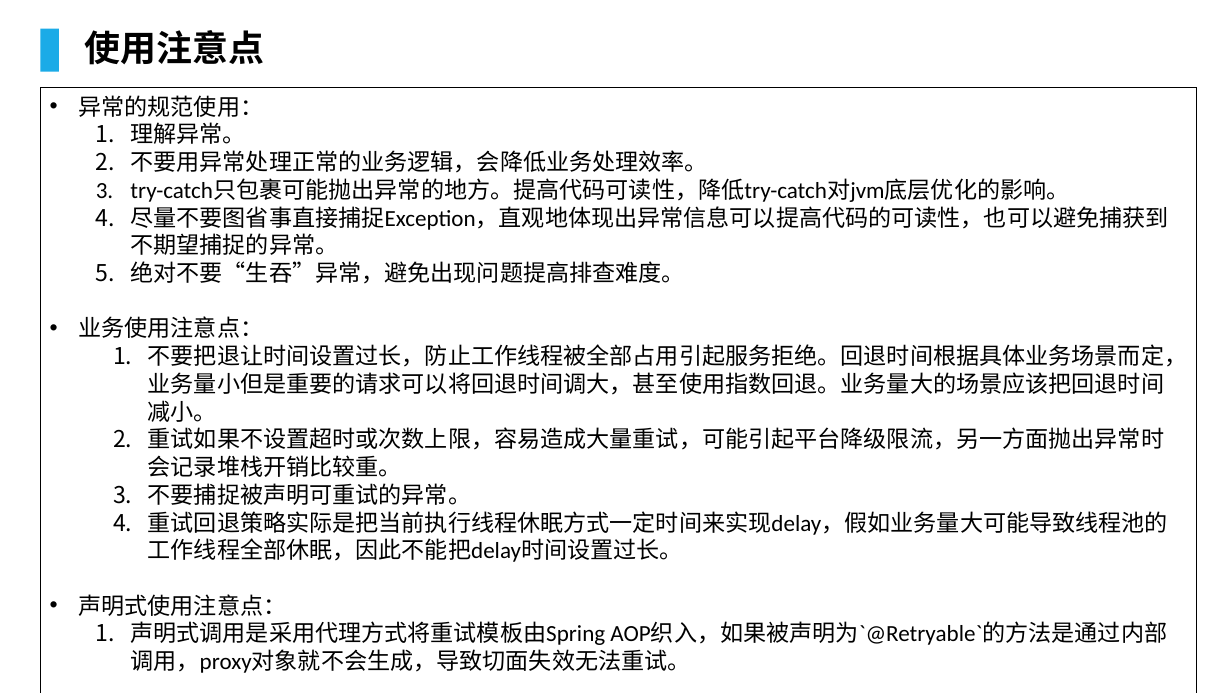
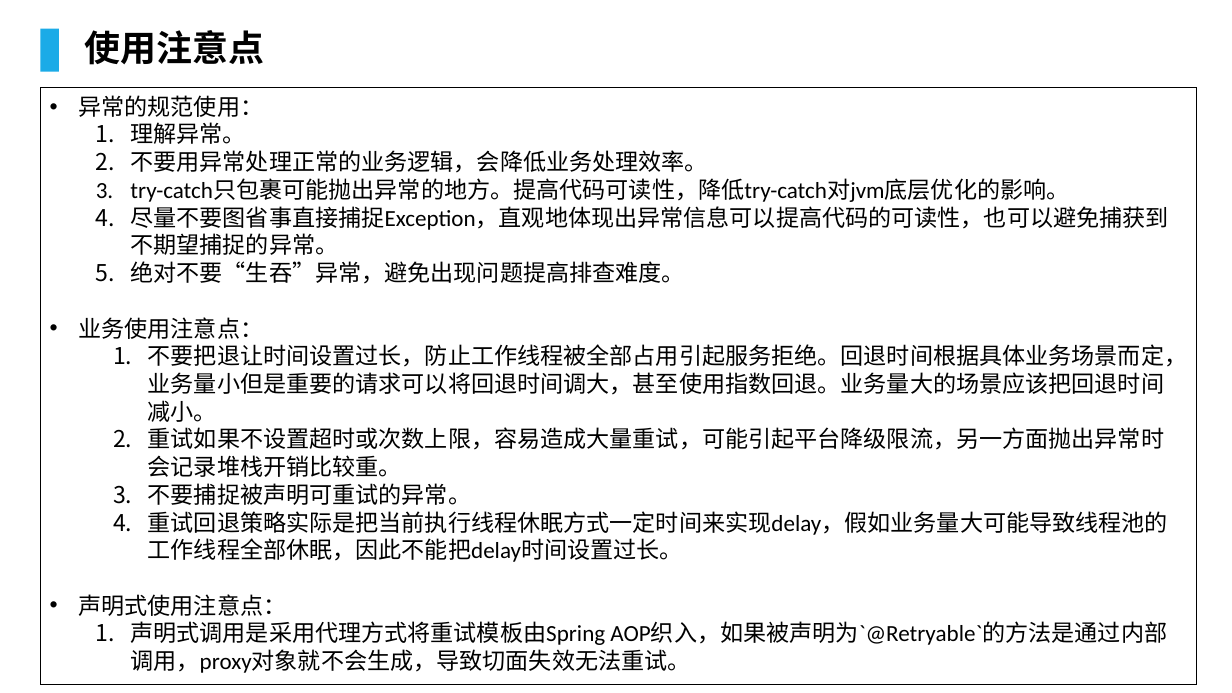
Before and after one commit to lcc929/notes, a slide deck: slide 8 of Spring-Retry.pptx (slide 6 before the commit). Drawn at 1232x693 pixels with LibreOffice and Linux fonts; fonts in the diff are those of the drawing; background and template pictures are left out. Boxes give left, top, right and bottom in pixels: in the first picture for what was removed or moved away, otherwise in the second. Text is boxed around its words. In the diff, an @@ line names an element or a change of style, - is before the commit and + after.

```diff
--- a/Spring-Retry.pptx
+++ b/Spring-Retry.pptx
@@ rectangle "异常的规范使用：": place and size @@
-rectangle "异常的规范使用：" at (41, 88, 1197, 693)
+rectangle "异常的规范使用：" at (41, 88, 1197, 685)
```
Also in this commit, not shown: 3 other slides changed, 2 slides added.
